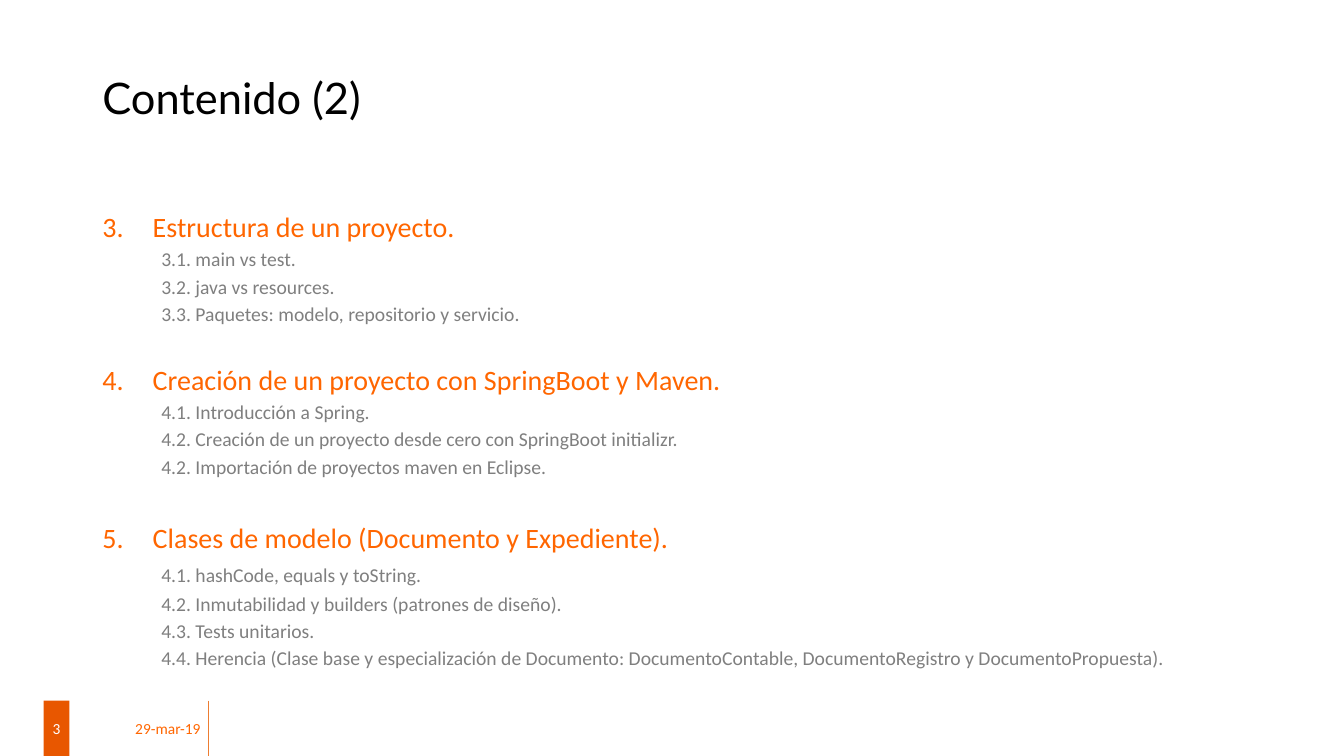
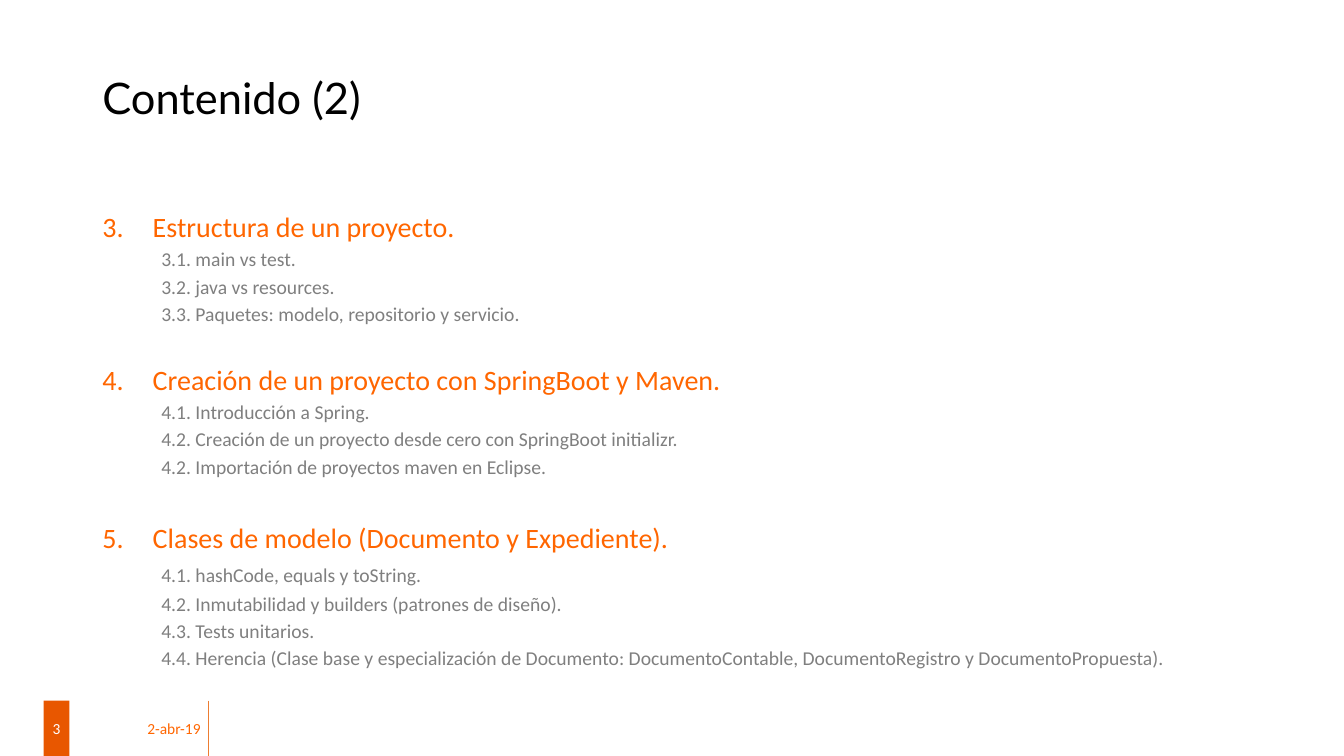
Before and after one commit to mjim79/FPDualPrimero2019, a slide deck: slide 3 of FP Dual 1º 2019 - Desarrollar-modificar programas organizados en clases aplicando POO.pptx. Drawn at 1344x756 pixels with LibreOffice and Linux fonts; fonts in the diff are those of the drawing; background and template pictures are left out. Boxes give left, top, right and bottom in pixels: in the first picture for what was removed or moved away, otherwise in the second. Text is boxed around its words. In the diff, an @@ line names an element or a change of style, - is before the commit and + after.

```diff
--- a/FP Dual 1º 2019 - Desarrollar-modificar programas organizados en clases aplicando POO.pptx
+++ b/FP Dual 1º 2019 - Desarrollar-modificar programas organizados en clases aplicando POO.pptx
@@ text at [147, 723, 200, 734]: text changed @@
-29-mar-19
+2-abr-19
```
Also in this commit, not shown: 2 other slides changed, 8 other files.
